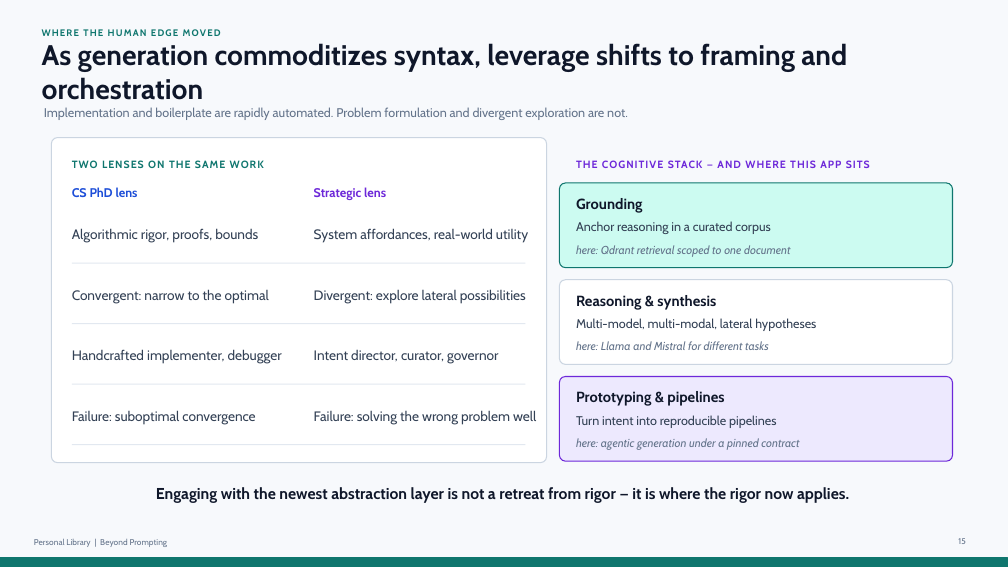
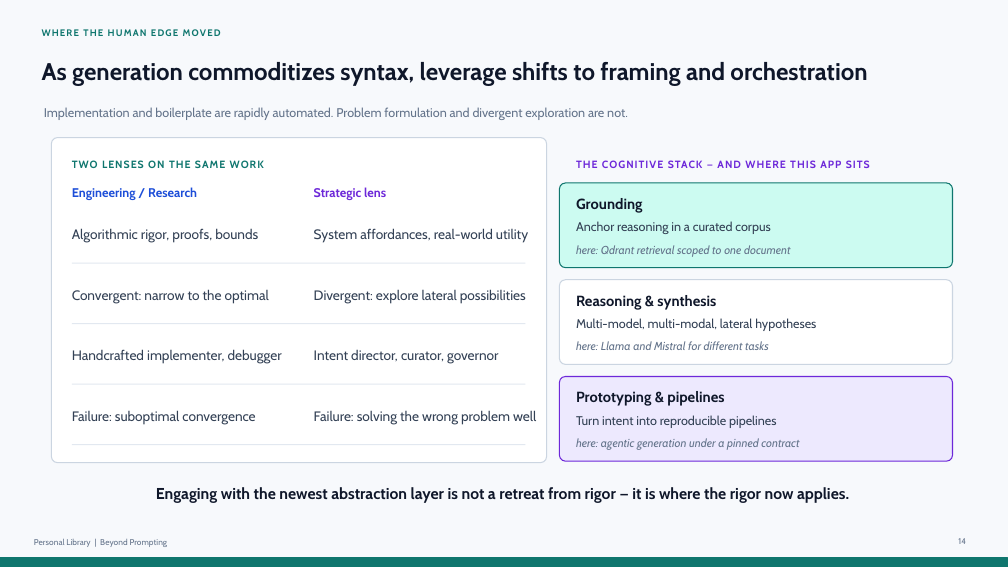
Before and after one commit to epascalau/personal-library, a slide deck: slide 14 of docs/presentations/beyond-prompting-local-rag.pptx (slide 15 before the commit). Drawn at 1008x567 pixels with LibreOffice and Linux fonts; fonts in the diff are those of the drawing. Boxes give left, top, right and bottom in pixels: in the first picture for what was removed or moved away, otherwise in the second. Text is boxed around its words. In the diff, an @@ line names an element or a change of style, - is before the commit and + after.

```diff
--- a/docs/presentations/beyond-prompting-local-rag.pptx
+++ b/docs/presentations/beyond-prompting-local-rag.pptx
@@ text "As generation commoditizes syntax, leverage ..." at bbox=[42, 62, 867, 86]: size 27 to 22.9 pt @@
@@ text at bbox=[72, 187, 197, 200]: text changed @@
-CS PhD lens
+Engineering / Research
```
Also in this commit, not shown: 15 other slides changed, 3 slides added, 11 slides removed, 4 other files.
